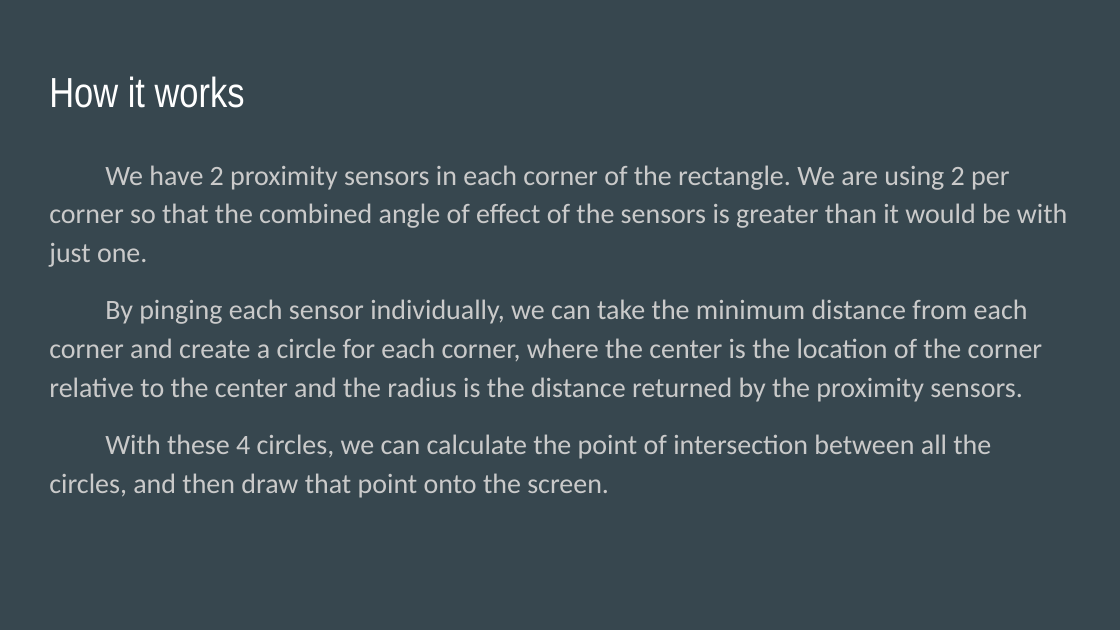
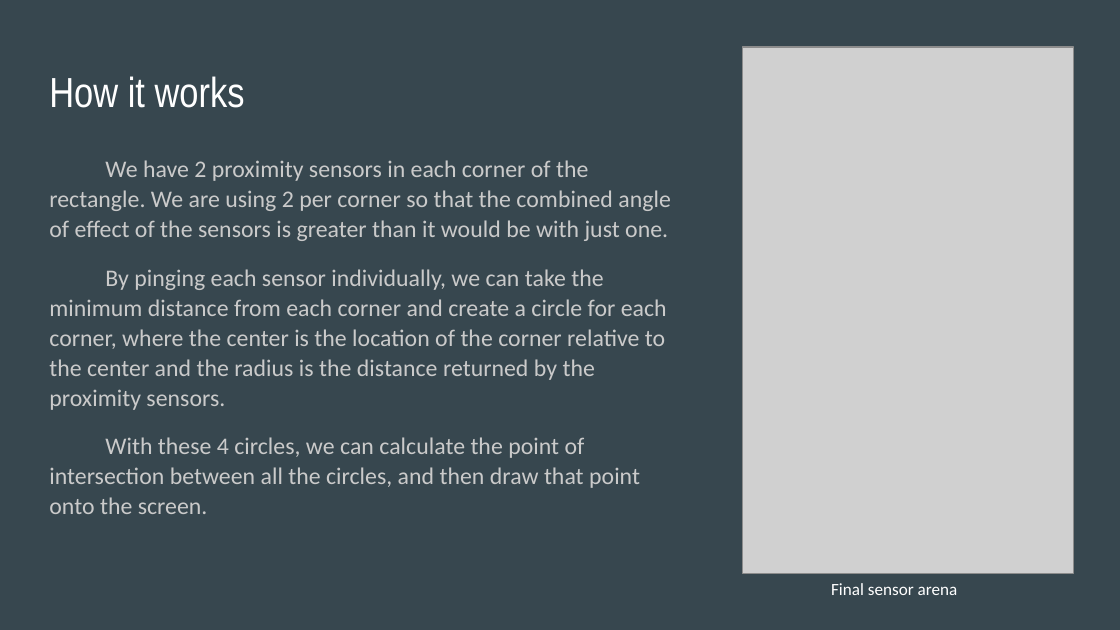
Before and after one commit to Fejiberglibstein/arduino-paint, a slide deck: slide 4 of documentation/slides.pptx. Drawn at 1120x630 pixels with LibreOffice and Linux fonts; fonts in the diff are those of the drawing; grey boxes stand for pictures. Boxes give left, top, right and bottom in pixels: in the first picture for what was removed or moved away, otherwise in the second. Text is boxed around its words. In the diff, an @@ line names an element or a change of style, - is before the commit and + after.

```diff
--- a/documentation/slides.pptx
+++ b/documentation/slides.pptx
@@ picture added at bbox=[743, 46, 1074, 573] @@
@@ text "We have 2 proximity sensors ..." at bbox=[49, 160, 671, 514]: size 18 to 15.3 pt; line spacing 1.15 to 1.05 @@
@@ text added at bbox=[831, 583, 958, 595], 11 pt, text #FFFFFF @@
+Final sensor arena
```
Also in this commit, not shown: 3 other slides changed, 4 other files.
